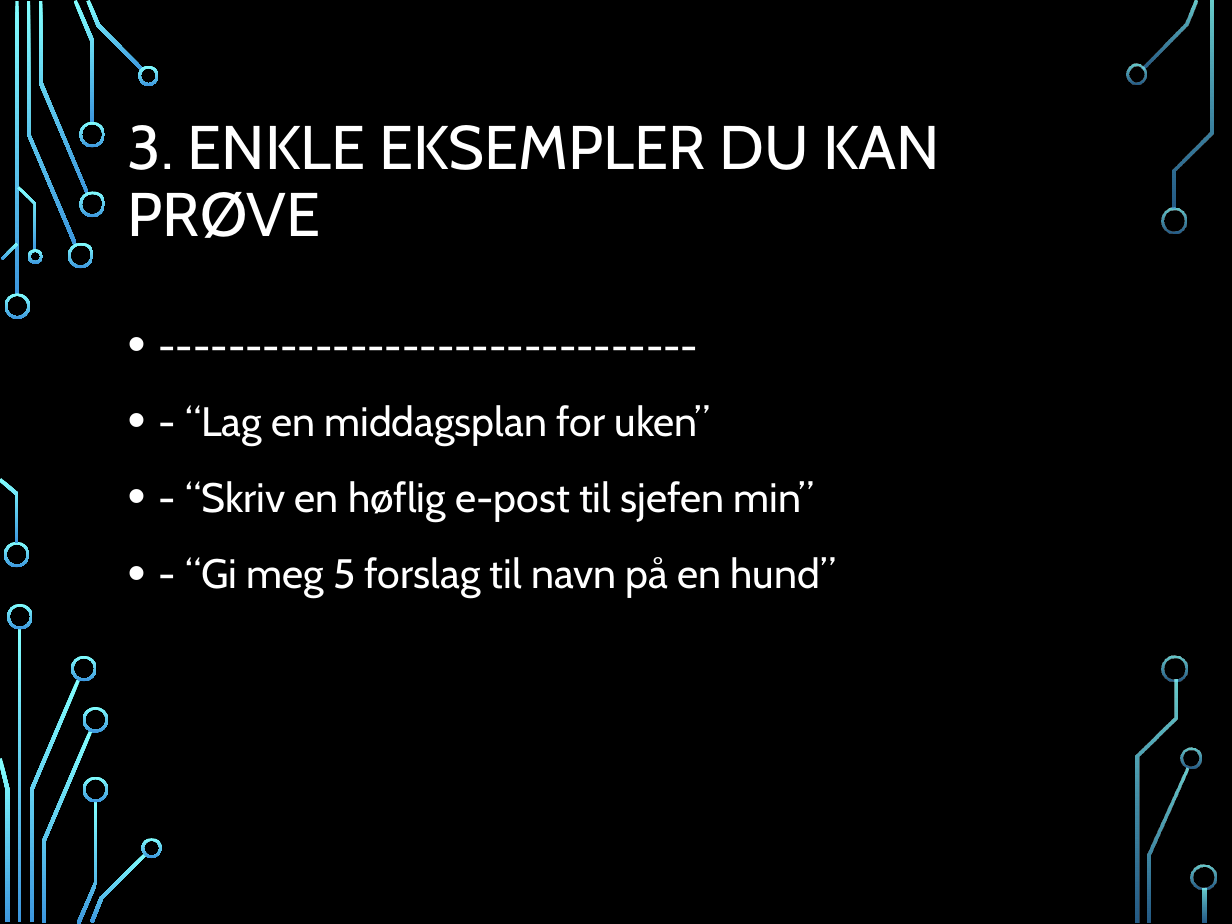
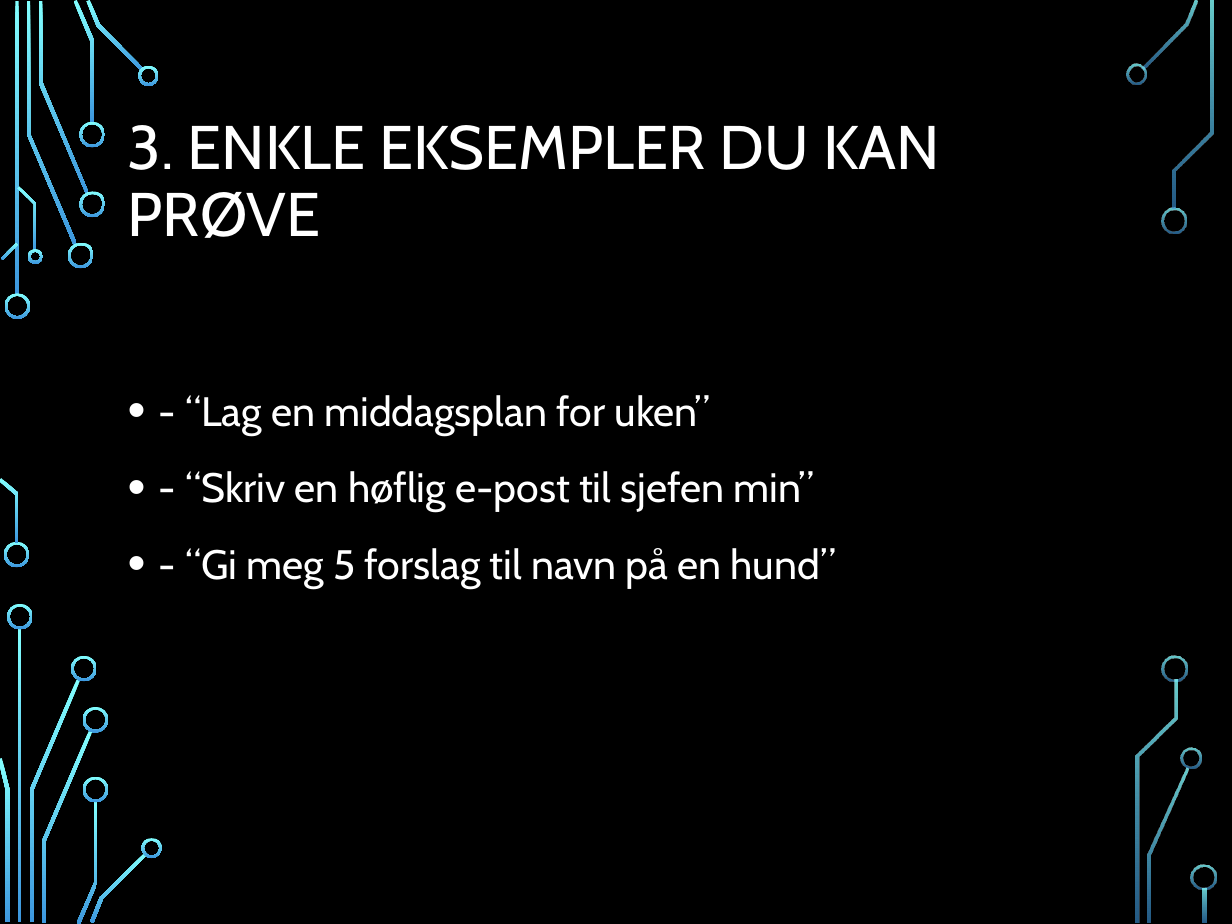
Before and after one commit to Cre8XF/cre8xf.dev, a slide deck: slide 4 of kurs/ai-for-nybegynnere/modul2-chatgpt-grunnleggende/modul2.pptx. Drawn at 1232x924 pixels with LibreOffice and Linux fonts; fonts in the diff are those of the drawing; background and template pictures are left out. Boxes give left, top, right and bottom in pixels: in the first picture for what was removed or moved away, otherwise in the second. Text is boxed around its words. In the diff, an @@ line names an element or a change of style, - is before the commit and + after.

```diff
--- a/kurs/ai-for-nybegynnere/modul2-chatgpt-grunnleggende/modul2.pptx
+++ b/kurs/ai-for-nybegynnere/modul2-chatgpt-grunnleggende/modul2.pptx
@@ text at [185, 395, 836, 588]: paragraph removed @@
-• -------------------------------
```
Also in this commit, not shown: 4 other slides changed, 22 other files.
